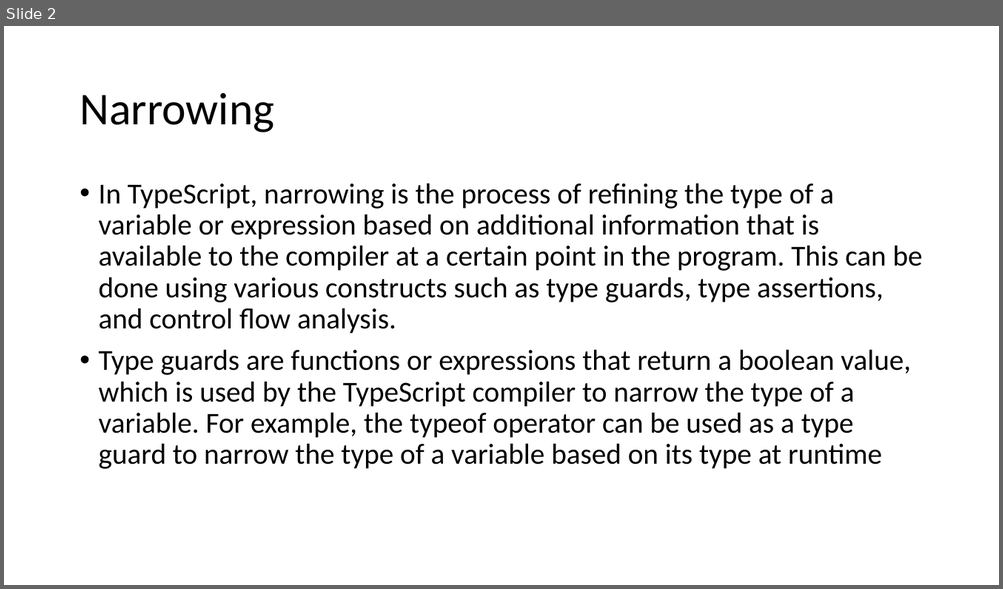
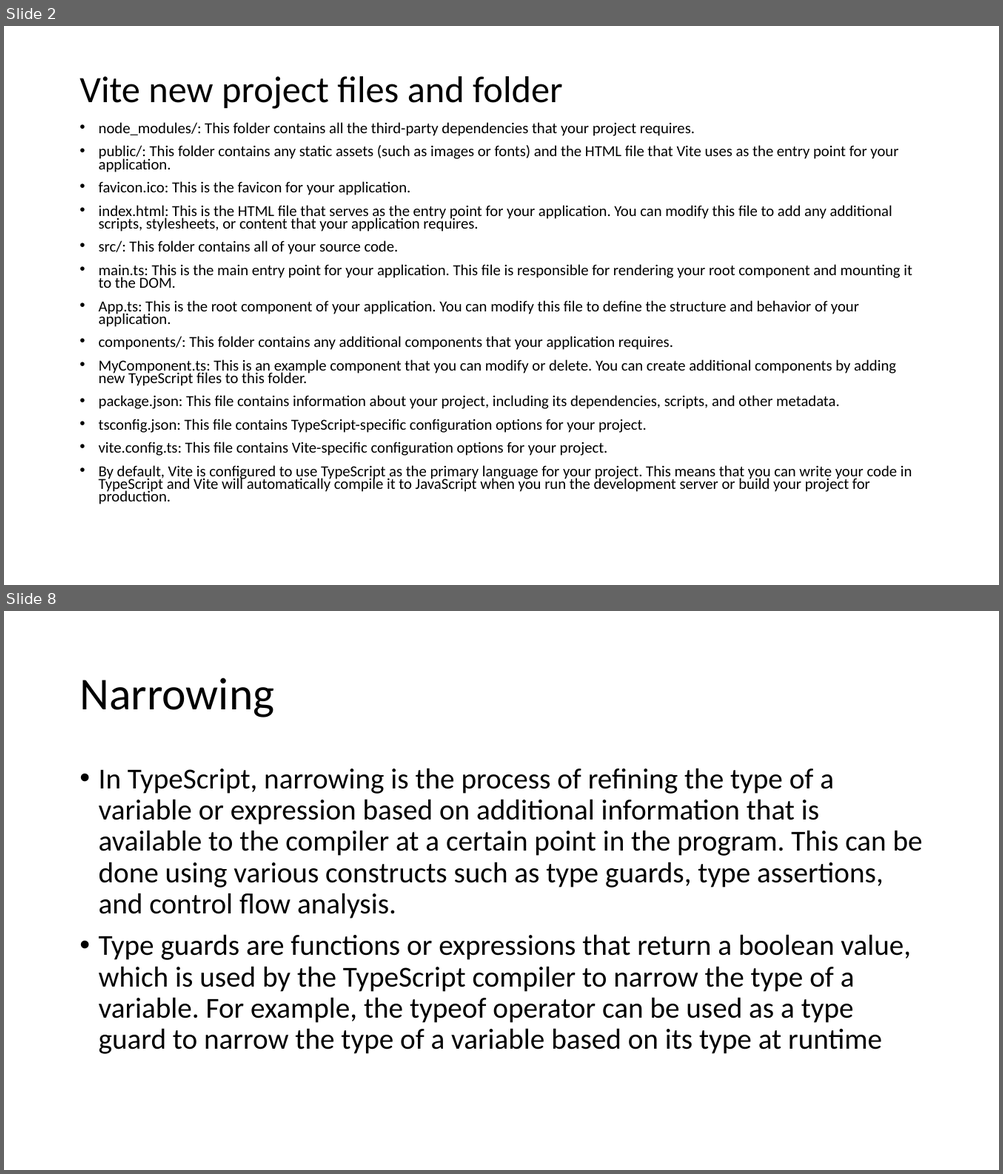
Before and after one commit to 1shaked/full-stack, a slide deck: 17ass/17ass.pptx. Shown one above the other, each under a label of ours: slide 2 before the commit, slides 2 and 8 after it; the slides between them are not shown. The pictures are 1003x589 and 1003x1174 pixels, drawn with LibreOffice and Linux fonts; fonts in the diff are those of the drawing. Boxes give left, top, right and bottom in pixels: in the first picture for what was removed or moved away, otherwise in the second. Text is boxed around its words. In the diff, an @@ line names an element or a change of style, - is before the commit and + after.

Commit message:
changes to the code example

```diff
--- a/17ass/17ass.pptx
+++ b/17ass/17ass.pptx
@@ slide 2 added at (x1=4, y1=26, x2=999, y2=585), background #FFFFFF @@
@@ title added at (x1=79, y1=76, x2=562, y2=109), 36 pt, text #000000 @@
+Vite new project files and folder
@@ text added at (x1=99, y1=122, x2=912, y2=505), 14.8 pt, text #000000 @@
+• node_modules/: This folder contains all the third-party dependencies that your project requires.
+• public/: This folder contains any static assets (such as images or fonts) and the HTML file that Vite uses as the entry point for your application.
+• favicon.ico: This is the favicon for your application.
+• index.html: This is the HTML file that serves as the entry point for your application. You can modify this file to add any additional scripts, stylesheets, or content that your application requires.
+• src/: This folder contains all of your source code.
+• main.ts: This is the main entry point for your application. This file is responsible for rendering your root component and mounting it to the DOM.
+• App.ts: This is the root component of your application. You can modify this file to define the structure and behavior of your application.
+• components/: This folder contains any additional components that your application requires.
+• MyComponent.ts: This is an example component that you can modify or delete. You can create additional components by adding new TypeScript files to this folder.
+• package.json: This file contains information about your project, including its dependencies, scripts, and other metadata.
+• tsconfig.json: This file contains TypeScript-specific configuration options for your project.
+• vite.config.ts: This file contains Vite-specific configuration options for your project.
+• By default, Vite is configured to use TypeScript as the primary language for your project. This means that you can write your code in TypeScript and Vite will automatically compile it to JavaScript when you run the development server or build your project for production.
@@ what was slide 2 is now slide 8 @@
```
Also in this commit, not shown: 15 other slides added, 28 other files.
